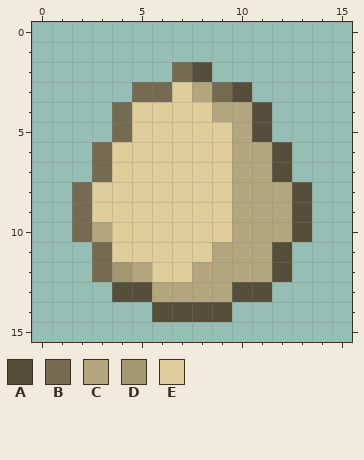
File history of a pixel-art sprite, src/main/resources/assets/ratonmod/item/spawnEggs/skeleton.png. The picture above was drawn from the file before the commit.
The file is 16x16 pixels. Colours within 5 levels of each other are drawn and written as one.
Palette (. is transparent): A #554e3b  B #746b51  C #b3a57d  D #a39771  E #dfce9b
Pixels before, first column x 2:
 2 .....BA.....
 3 ...BBECBA...
 4 ..BEEEECCA..
 5 ..BEEEEECA..
 6 .BEEEEEECCA.
 7 .BEEEEEECCA.
 8 BEEEEEEECCCA
 9 BEEEEEEECCCA
10 BCEEEEEECCCA
11 .BEEEEECCCA.
12 .BDCEECCCCA.
13 ..AACCCCAA..
14 ....AAAA....
Now the later version:
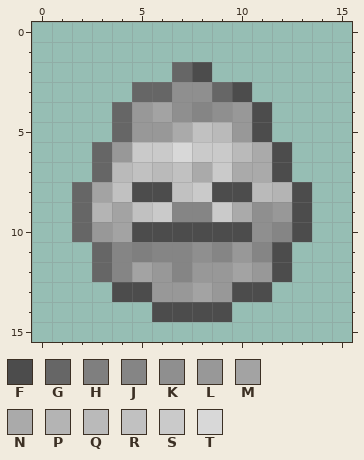
Colours new in this view: F #4c4c4c  G #666666  H #7f7f7f  J #858585  K #8f8f8f  L #989898  M #a3a3a3  N #aaaaaa  P #b4b4b4  Q #bababa  R #c1c1c1  S #cacaca  T #d8d8d8
Changes in this commit:
Changed rows in their new state; - is an unchanged pixel.
first column x 2:
 2 -----GF-----
 3 ---GGKKGF---
 4 --GLMKJKLF--
 5 --GLLNRQLF--
 6 -GLSSTSSQNF-
 7 -GQRQRNSNNF-
 8 GMRFFRSFFQPF
 9 GPMRSJJSNKLF
10 GLMFFFFFFKJF
11 -GJHJJKJLJF-
12 -GJMLJLLMLF-
13 --FFLLMLFF--
14 ----FFFF----
Pixel boxes of the changes (left, top, right, bottom) in both pictures:
changed: (72, 62, 312, 322)
